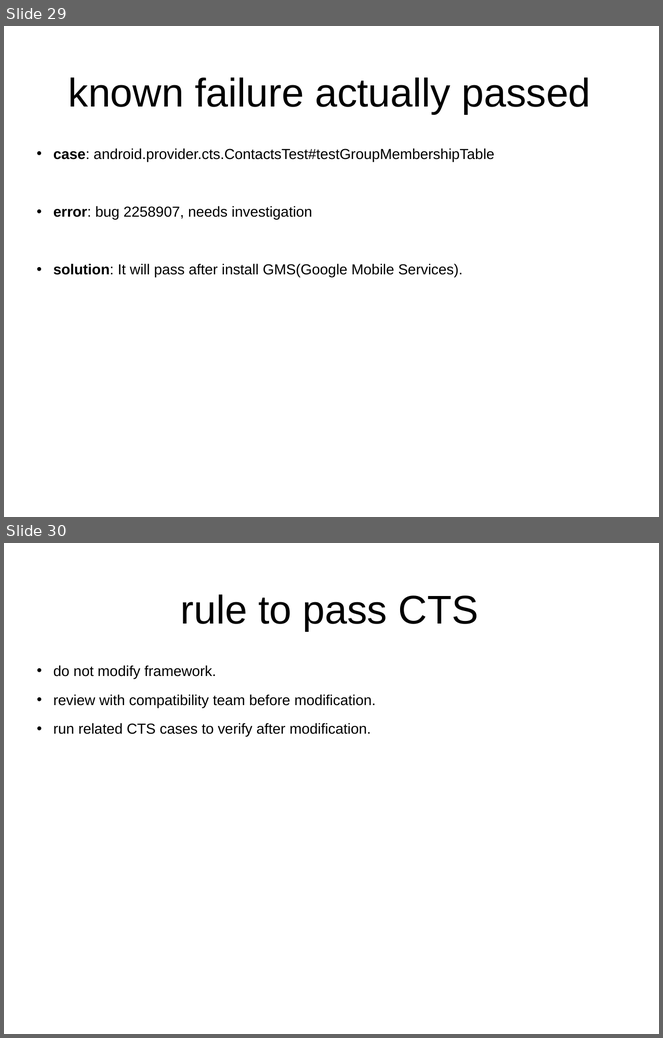
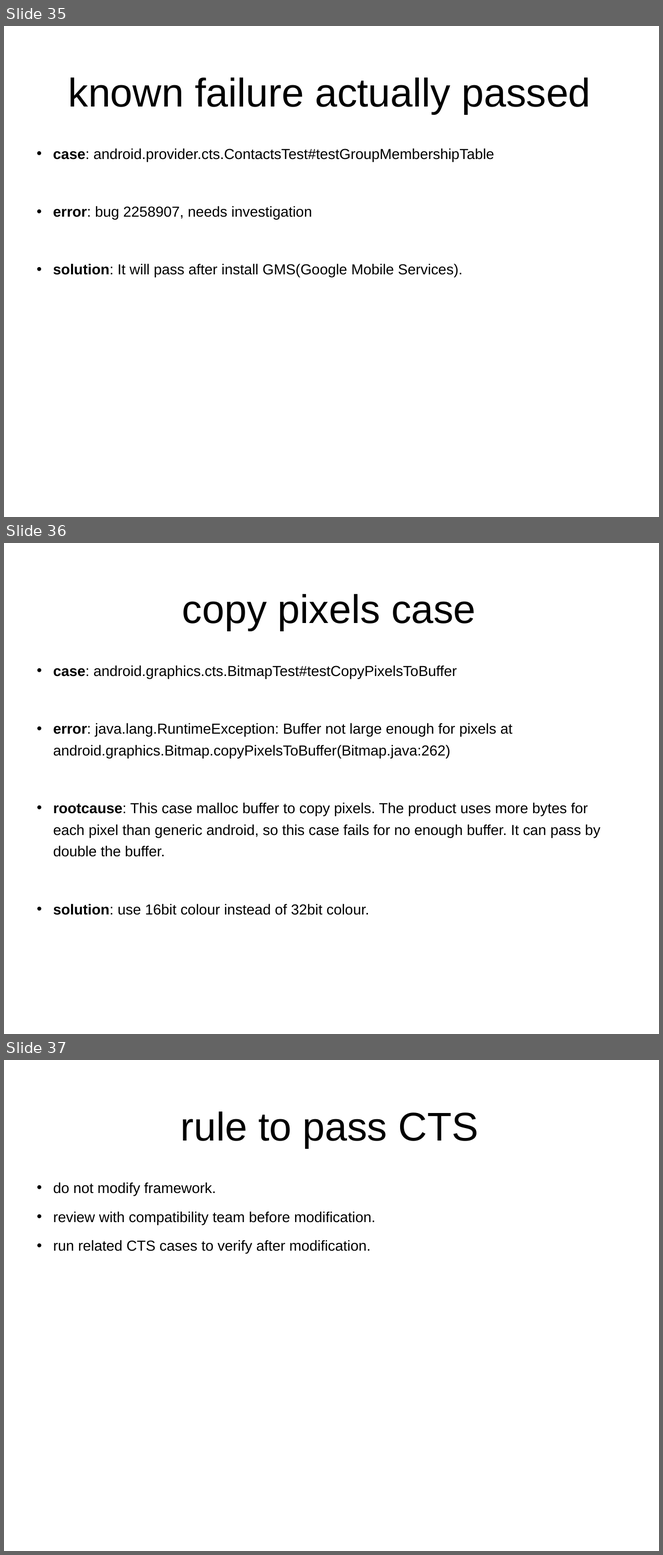
Before and after one commit to widerules/system-information, a slide deck: cts/CTS-training.ppt. Shown one above the other, each under a label of ours: slides 29 and 30 before the commit, slides 35, 36 and 37 after it. The pictures are 663x1038 and 663x1555 pixels, drawn with LibreOffice and Linux fonts; fonts in the diff are those of the drawing; background and template pictures are left out. Boxes give left, top, right and bottom in pixels: in the first picture for what was removed or moved away, otherwise in the second. Text is boxed around its words. In the diff, an @@ line names an element or a change of style, - is before the commit and + after.

```diff
--- a/cts/CTS-training.ppt
+++ b/cts/CTS-training.ppt
@@ slide 36 added at (x1=4, y1=543, x2=659, y2=1034), background picture (left out) @@
@@ title added at (x1=182, y1=594, x2=476, y2=631), 44 pt, text #000000 @@
+copy pixels case
@@ text added at (x1=53, y1=665, x2=601, y2=915), 16 pt, text #000000 @@
+• case: android.graphics.cts.BitmapTest#testCopyPixelsToBuffer
+• error: java.lang.RuntimeException: Buffer not large enough for pixels at android.graphics.Bitmap.copyPixelsToBuffer(Bitmap.java:262)
+• rootcause: This case malloc buffer to copy pixels. The product uses more bytes for each pixel than generic android, so this case fails for no enough buffer. It can pass by double the buffer.
+• solution: use 16bit colour instead of 32bit colour.
@@ what was slide 29 is now slide 35 @@
@@ what was slide 30 is now slide 37 @@
```
Also in this commit, not shown: 11 slides changed, 6 other slides added.
